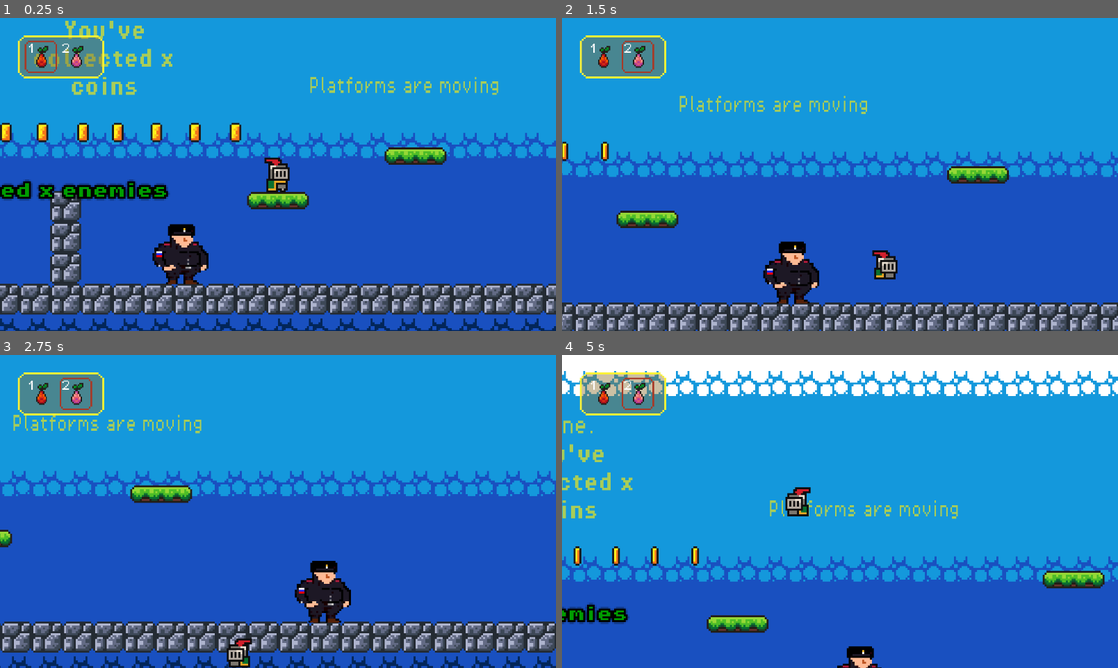
Above: before the commit, frames 1-4 (two rows, left to right).
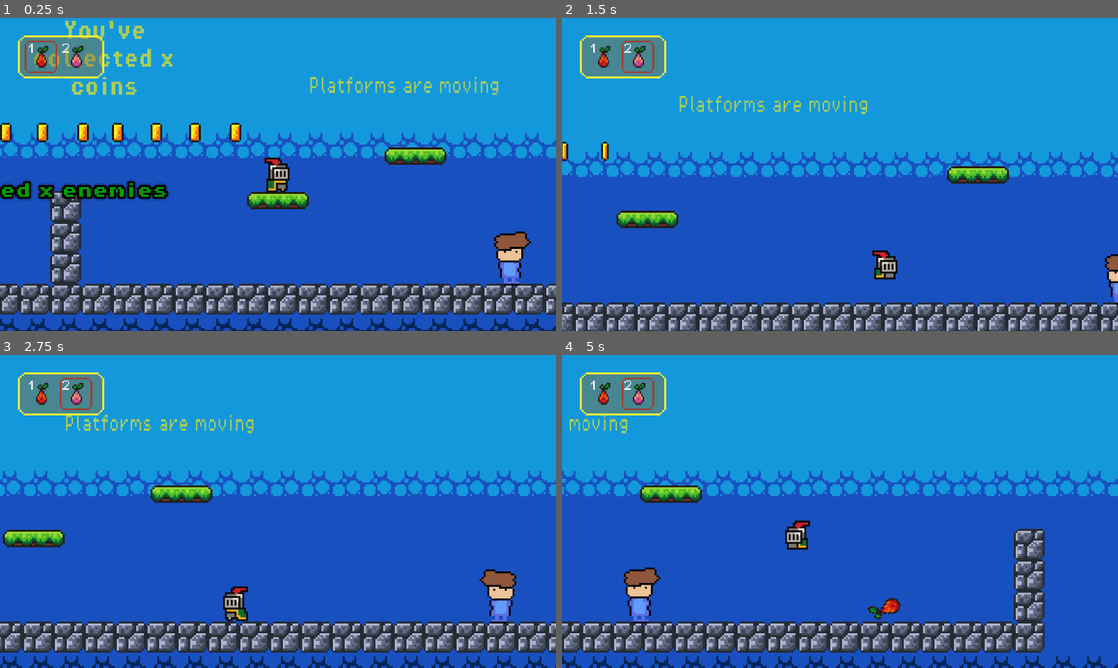
Above: after the commit, the same moments.

Repository: try2wonder/escape_from
Game: Godot game, scene res://Scenes/level_1.tscn
The game is run twice, just before and just after one commit, with the same random seed, the same clock (stepped at 60 frames per second) and the same inputs.
Inputs:
- Up to frame 1 (0.25 s): no input
- Up to frame 2 (1.5 s): hold D (move_right) from 0.53 s (still down); tap 1 (Weapon_1) at 0.6 s; tap Space (jump) at 0.77 s; tap 2 (Weapon_2) at 1.35 s
- Up to frame 3 (2.75 s): tap Space (jump) at 1.52 s; release D (move_right) at 2.03 s; hold A (move_left) from 2.03 s (still down); hold Q (shoot) from 2.03 s (still down)
- Up to frame 4 (5 s): release A (move_left) at 2.78 s; release Q (shoot) at 2.78 s; hold D (move_right) 2.78-4.28 s; tap 1 (Weapon_1) at 2.85 s; tap Space (jump) at 3.02, 3.77, 4.52 s; tap 2 (Weapon_2) at 3.6 s; hold A (move_left) from 4.28 s (still down); tap Q (shoot) at 4.35 s

The runs differ from the first frame. In frame 1, 2.1% of the frame differs, in the area x 27-96%, y 65-86%; in frame 2, 1.6%; in frame 3, 17%; in frame 4, 52%, in the area x 0-100%, y 0-100%.

Commit message:
OMON_mechanics
Remade OMON moving patterns into MOVING(roaming) and CHASING states

Mad it detec player only if it is in front of the OMON

Diff:
--- a/Scenes/en_omon.tscn
+++ b/Scenes/en_omon.tscn
@@ -110,4 +110,8 @@
 position = Vector2(0, 3)
 shape = SubResource("CapsuleShape2D_oji3e")
 
+[node name="RayCast2D" type="RayCast2D" parent="."]
+target_position = Vector2(49, 0)
+collision_mask = 2
+
 [connection signal="body_entered" from="PlayerKiller" to="." method="_on_killzone_body_entered"]
--- a/Scenes/level_1.tscn
+++ b/Scenes/level_1.tscn
@@ -341,13 +341,13 @@
 autoplay = "h_moving"
 
 [node name="Policai" parent="." instance=ExtResource("8_oc8m5")]
-position = Vector2(251, 72)
+position = Vector2(-47, 107)
 
 [node name="Voencore" parent="." instance=ExtResource("10_t5g64")]
 position = Vector2(-88, 118)
 
 [node name="OMON" parent="." instance=ExtResource("12_017ru")]
-position = Vector2(-62, 120)
+position = Vector2(422, 80)
 
 [node name="Labels" type="Node" parent="."]
 
--- a/scripts/en_omon.gd
+++ b/scripts/en_omon.gd
@@ -3,6 +3,7 @@
 @onready var animated_sprite = $AnimatedSprite2D
 @onready var killzone = $PlayerKiller
 @onready var players = get_tree().get_nodes_in_group("player_char")
+@onready var player_detector = $RayCast2D
 
 enum State { IDLE, MOVING, STUNNED, CHASING, SLOWED }
 var current_state = State.MOVING
@@ -22,7 +23,7 @@
 		return player.global_position
 	return Vector2.ZERO
 
-func move_to_player():
+func point_to_player():
 	#calculate the difference between Player position's Vector2D and Mob's
 	var diff = get_player_coordinates() - global_position
 
@@ -41,7 +42,7 @@
 			velocity.y = JUMP_VELOCITY
 
 func _ready():
-	killzone.body_entered.connect(_on_killzone_body_entered)
+	#killzone.body_entered.connect(_on_killzone_body_entered)
 	slow_timer = Timer.new()
 	slow_timer.one_shot = true
 	slow_timer.timeout.connect(_on_slow_end)
@@ -59,6 +60,13 @@
 	elif current_state == State.MOVING or current_state == State.SLOWED:
 		killzone.monitoring = true
 
+func detect_player():
+	if player_detector.is_colliding():
+		var collider = player_detector.get_collider()
+		if collider and collider.is_in_group("player_char"):
+			current_state = State.CHASING
+			player_detector.enabled = false
+
 func get_slowed(duration):
 	if current_state != State.SLOWED:
 		print("Enemy slowed!")
@@ -68,6 +76,19 @@
 func _on_slow_end():
 	print("Enemy recovered from slow!")
 	current_state = State.MOVING
+
+func roaming(delta):
+	SPEED = 100
+	velocity.x = SPEED * direction
+	move_and_slide()
+	# Revee direction if hitting a wall
+	if is_on_wall():
+		direction *= -1
+		animated_sprite.flip_h = not animated_sprite.flip_h
+		player_detector.scale.x *= -1
+	# Add the gravity.
+	if not is_on_floor():
+		velocity += get_gravity() * delta
 
 func basic_movement(delta):
 	velocity.x = SPEED * direction
@@ -86,12 +107,15 @@
 func _physics_process(delta):
 	match current_state:
 		State.MOVING:
-			SPEED = 100
-			move_to_player()
-			basic_movement(delta)
+			roaming(delta)
+			detect_player()
 		State.SLOWED:
 			SPEED = 50
-			move_to_player()
+			point_to_player()
 			basic_movement(delta)
 		State.STUNNED:
 			SPEED = 0
+		State.CHASING:
+			SPEED = 100
+			point_to_player()
+			basic_movement(delta)
